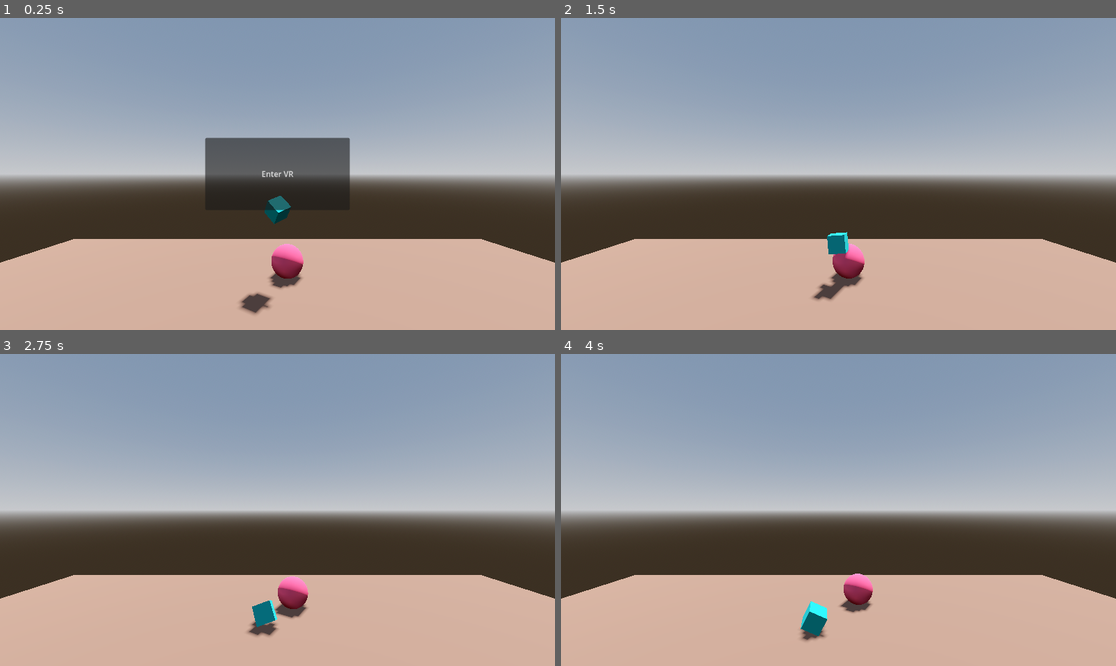
Above: before the commit, frames 1-4 (two rows, left to right).
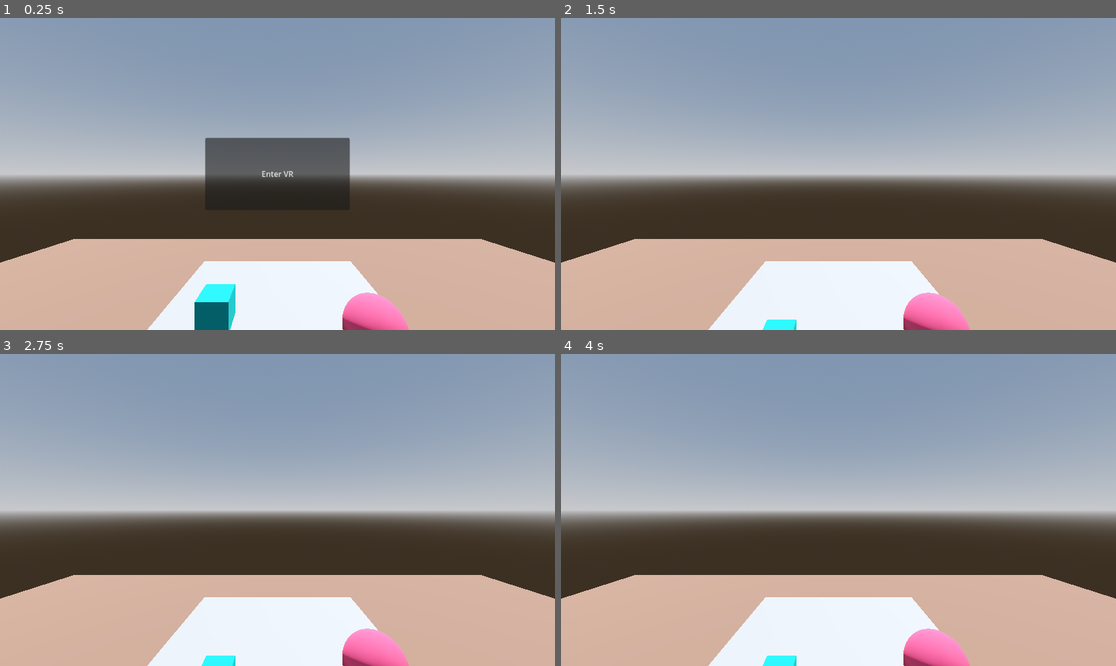
Above: after the commit, the same moments.

Repository: CSCI-5619-Fall-2023/Lecture-13
Game: Godot game, scene res://scenes/main.tscn
Two runs of this game, one before a commit and one after it. Both use one fixed random seed, a clock stepped at 60 frames per second and the inputs below.
Inputs:
- Up to frame 1 (0.25 s): no input
- Up to frame 2 (1.5 s): click "Enter VR" at 0.5 s
- Up to frame 3 (2.75 s): no input
- Up to frame 4 (4 s): no input

The runs differ from the first frame. In frame 1, 8.7% of the frame differs, in the area x 26-74%, y 57-100%; in frame 2, 8.6%; in frame 3, 8.5%; in frame 4, 8.5%.
Error after the commit: Parse Error: Expected statement, found "/" instead. (res://scripts/grabbable.gd:25)

Commit message:
post-class update

Diff:
--- a/scenes/main.tscn
+++ b/scenes/main.tscn
@@ -1,6 +1,7 @@
-[gd_scene load_steps=16 format=3 uid="uid://d46wrkgdeynk"]
+[gd_scene load_steps=19 format=3 uid="uid://d46wrkgdeynk"]
 
 [ext_resource type="Script" path="res://scripts/initialize-webxr.gd" id="1_wh60i"]
+[ext_resource type="Script" path="res://scripts/grabbable.gd" id="2_oji5t"]
 
 [sub_resource type="BoxShape3D" id="BoxShape3D_fjijl"]
 size = Vector3(0.5, 1.5, 0.5)
@@ -31,23 +32,27 @@
 size = Vector3(10, 1, 10)
 
 [sub_resource type="SphereMesh" id="SphereMesh_kcpmb"]
-radius = 0.25
-height = 0.5
+radius = 0.1
+height = 0.2
 
 [sub_resource type="StandardMaterial3D" id="StandardMaterial3D_ywgmd"]
 albedo_color = Color(0.85098, 0.27451, 0.407843, 1)
 
 [sub_resource type="SphereShape3D" id="SphereShape3D_2ujm3"]
-radius = 0.25
+radius = 0.1
 
 [sub_resource type="BoxMesh" id="BoxMesh_66x83"]
-size = Vector3(0.25, 0.25, 0.25)
+size = Vector3(0.1, 0.1, 0.1)
 
 [sub_resource type="StandardMaterial3D" id="StandardMaterial3D_ls27d"]
 albedo_color = Color(0, 0.607843, 0.607843, 1)
 
 [sub_resource type="BoxShape3D" id="BoxShape3D_50cpn"]
-size = Vector3(0.25, 0.25, 0.25)
+size = Vector3(0.1, 0.1, 0.1)
+
+[sub_resource type="BoxMesh" id="BoxMesh_8ctux"]
+
+[sub_resource type="BoxShape3D" id="BoxShape3D_nrac6"]
 
 [node name="Main" type="Node3D"]
 script = ExtResource("1_wh60i")
@@ -64,12 +69,14 @@
 transform = Transform3D(1, 0, 0, 0, 1, 0, 0, 0, 1, 0, 1.6, 0)
 
 [node name="LeftController" type="XRController3D" parent="XRUser/XROrigin3D"]
+unique_name_in_owner = true
 tracker = &"left_hand"
 
 [node name="MeshInstance3D" type="MeshInstance3D" parent="XRUser/XROrigin3D/LeftController"]
 mesh = SubResource("BoxMesh_4yuhj")
 
 [node name="RightController" type="XRController3D" parent="XRUser/XROrigin3D"]
+unique_name_in_owner = true
 tracker = &"right_hand"
 
 [node name="MeshInstance3D" type="MeshInstance3D" parent="XRUser/XROrigin3D/RightController"]
@@ -109,7 +116,8 @@
 shape = SubResource("BoxShape3D_trsr2")
 
 [node name="Sphere" type="RigidBody3D" parent="."]
-transform = Transform3D(1, 0, 0, 0, 1, 0, 0, 0, 1, 0.152019, 0.410554, -3.17832)
+transform = Transform3D(1, 0, 0, 0, 1, 0, 0, 0, 1, 0.316608, 1.30355, -0.666265)
+script = ExtResource("2_oji5t")
 
 [node name="SphereMesh" type="MeshInstance3D" parent="Sphere"]
 mesh = SubResource("SphereMesh_kcpmb")
@@ -120,9 +128,9 @@
 shape = SubResource("SphereShape3D_2ujm3")
 
 [node name="Box" type="RigidBody3D" parent="."]
-transform = Transform3D(1, 0, 0, 0, 1, 0, 0, 0, 1, 0, 1.088, -3)
+transform = Transform3D(1, 0, 0, 0, 1, 0, 0, 0, 1, -0.195619, 1.18207, -0.652274)
 gravity_scale = 0.05
-angular_velocity = Vector3(3.14159, 3.14159, 0)
+script = ExtResource("2_oji5t")
 
 [node name="BoxMesh" type="MeshInstance3D" parent="Box"]
 mesh = SubResource("BoxMesh_66x83")
@@ -131,3 +139,12 @@
 
 [node name="CollisionShape3D" type="CollisionShape3D" parent="Box"]
 shape = SubResource("BoxShape3D_50cpn")
+
+[node name="Pedestal" type="StaticBody3D" parent="."]
+transform = Transform3D(1, 0, 0, 0, 1, 0, 0, 0, 1, 0, 0.5, -0.891993)
+
+[node name="MeshInstance3D" type="MeshInstance3D" parent="Pedestal"]
+mesh = SubResource("BoxMesh_8ctux")
+
+[node name="CollisionShape3D" type="CollisionShape3D" parent="Pedestal"]
+shape = SubResource("BoxShape3D_nrac6")
--- /dev/null
+++ b/scripts/grabbable.gd
@@ -0,0 +1,41 @@
+extends Node
+
+var webxr_interface
+
+# Called when the node enters the scene tree for the first time.
+func _ready():
+	webxr_interface = XRServer.find_interface("WebXR")
+	if webxr_interface:
+		webxr_interface.squeeze.connect(self._webxr_on_squeeze)
+		webxr_interface.squeezestart.connect(self._webxr_on_squeeze_start)
+		webxr_interface.squeezeend.connect(self._webxr_on_squeeze_end)
+
+
+# Called every frame. 'delta' is the elapsed time since the previous frame.
+func _process(delta):
+	pass
+
+func _webxr_on_squeeze(input_source_id: int) -> void:
+	pass
+
+func _webxr_on_squeeze_start(input_source_id: int) -> void:
+
+	pass
+
+	// if the current object and the right controller are intersecting
+
+	// freeze the rigid physics
+
+	// save the current parent as member variable
+
+	// reparent to right controller
+	self.reparent(%RightController)
+
+func _webxr_on_squeeze_end(input_source_id: int) -> void:
+	pass
+
+	// if the object is currently grabbed
+
+	// reparent back to the original parent
+
+	// unfreeze physics
